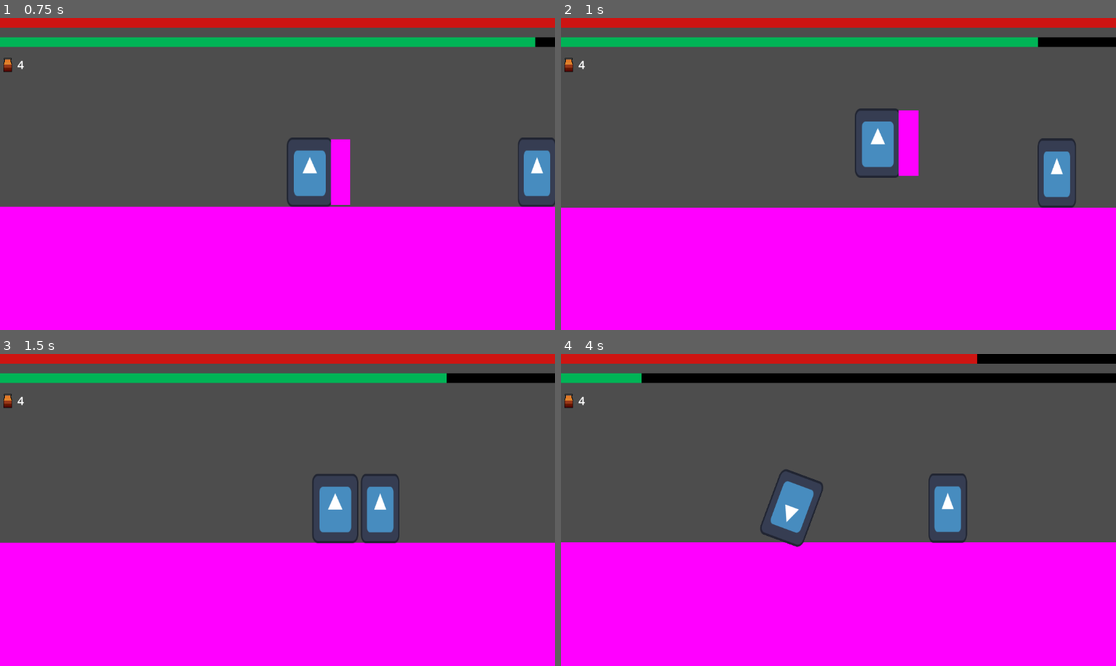
Above: before the commit, frames 1-4 (two rows, left to right).
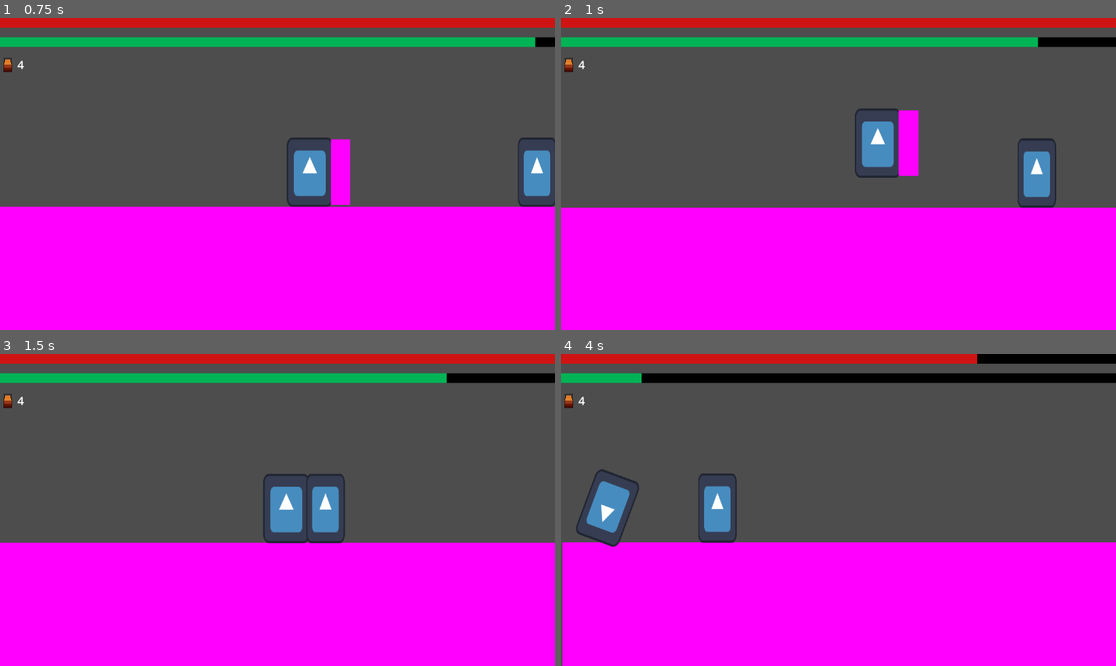
Above: after the commit, the same moments.

Repository: CodeScratcher/soulslike
Game: Godot game, scene res://Levels/test_scene.tscn
Same seed, same stepped clock (60 frames per second), same inputs: the game is played once before the commit and once after it. The engine's default icon, where the game draws it, is replaced by a stand-in: a white triangle on a blue panel in a dark square.
Inputs (mouse positions are in pixels of both pictures, inside the frame that each line leads up to):
- Up to frame 1 (0.75 s): move the mouse to (399, 158) at 0.52 s; hold D (right) from 0.53 s (still down); hold Shift (block) from 0.53 s (still down)
- Up to frame 2 (1 s): keep holding D (right); keep holding Shift (block); tap W (jump) at 0.77 s
- Up to frame 3 (1.5 s): keep holding D (right); move the mouse to (166, 525) at 1.27 s; release Shift (block) at 1.28 s; tap E (heal) at 1.35 s
- Up to frame 4 (4 s): tap W (jump) at 1.52, 3.02, 3.77 s; move the mouse to (894, 441) at 2.02 s; release D (right) at 2.03 s; hold A (left) 2.03-2.78 s; right-click (894, 441) at 2.1 s; move the mouse to (810, 572) at 2.77 s; hold D (right) from 2.78 s (still down); click (810, 572) at 2.85 s; move the mouse to (1005, 556) at 3.52 s; tap Space (roll) at 3.6 s

Frame 1 is identical in both runs. In frame 2, 1.3% of the frame differs, in the area x 82-93%, y 38-61%; in frame 3, 2.8%; in frame 4, 4.2%, in the area x 0-74%, y 36-100%.

Commit message:
Update test_enemy.gd

Diff:
--- a/Scripts/test_enemy.gd
+++ b/Scripts/test_enemy.gd
@@ -1,8 +1,7 @@
 extends CharacterBody2D
 
 
-@export var MAX_SPEED = 300.0
-const SPEED = 75.0
+@export var MAX_SPEED = 200.0
 
 var gravity = ProjectSettings.get_setting("physics/2d/default_gravity")
 var hp = 30
@@ -30,7 +29,7 @@
 		velocity.y += gravity * delta
 
 	if target:
-		velocity.x = sign(global_position.direction_to(target.global_position).x) * SPEED
+		velocity.x = sign(global_position.direction_to(target.global_position).x) * MAX_SPEED
 	else:
 		velocity.x = 0
 	if velocity.x != 0:
